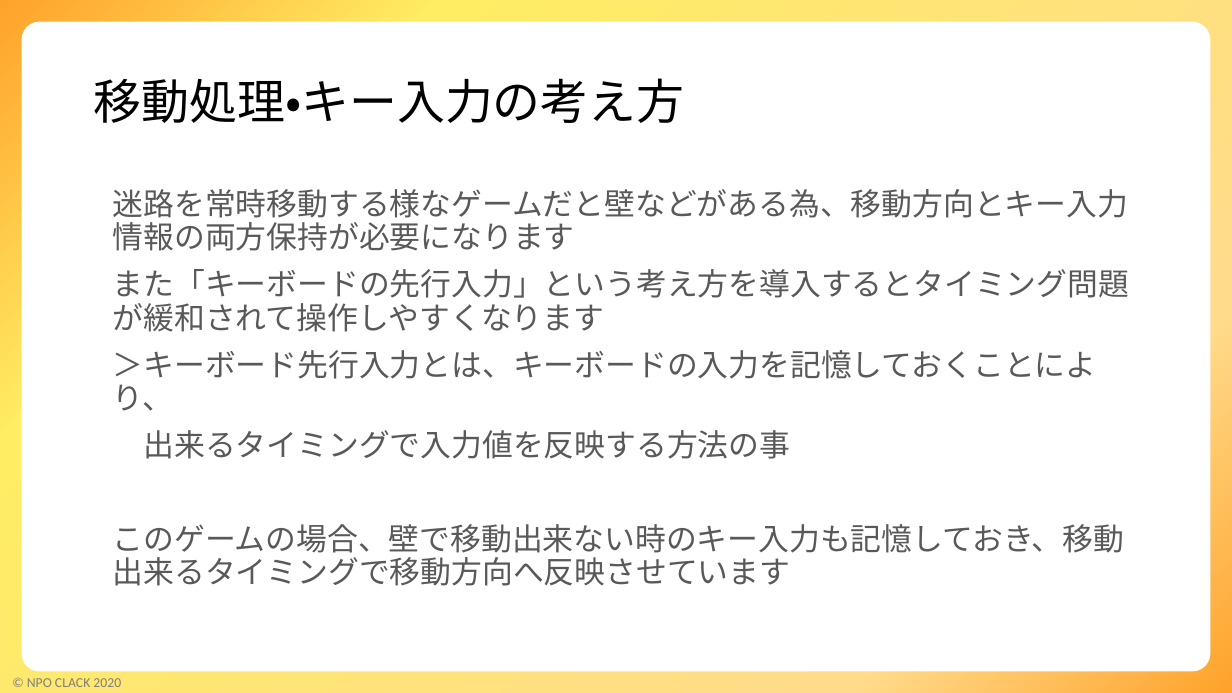
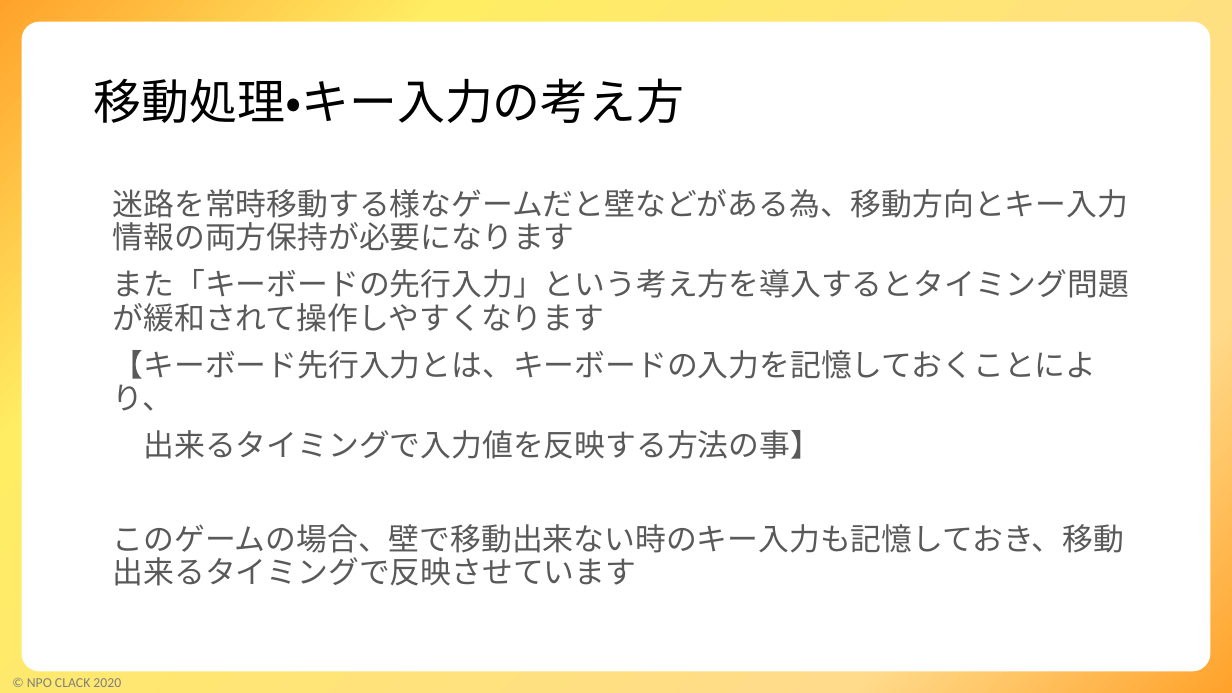
Before and after one commit to kinta2kunte/SnameGame, a slide deck: slide 6 of SnakeGame解説.pptx (slide 7 before the commit). Drawn at 1232x693 pixels with LibreOffice and Linux fonts; fonts in the diff are those of the drawing; background and template pictures are left out. Boxes give left, top, right and bottom in pixels: in the first picture for what was removed or moved away, otherwise in the second. Text is boxed around its words. In the diff, an @@ line names an element or a change of style, - is before the commit and + after.

```diff
--- a/SnakeGame解説.pptx
+++ b/SnakeGame解説.pptx
@@ text at <box>113,350,1124,586</box>: text changed @@
-＞キーボード先行入力とは、キーボードの入力を記憶しておくことにより、
-出来るタイミングで入力値を反映する方法の事
-このゲームの場合、壁で移動出来ない時のキー入力も記憶しておき、移動出来るタイミングで移動方向へ反映させています
+【キーボード先行入力とは、キーボードの入力を記憶しておくことにより、
+出来るタイミングで入力値を反映する方法の事】
+このゲームの場合、壁で移動出来ない時のキー入力も記憶しておき、移動出来るタイミングで反映させています
```
Also in this commit, not shown: 6 other slides changed, 1 slide removed, 1 other file.
